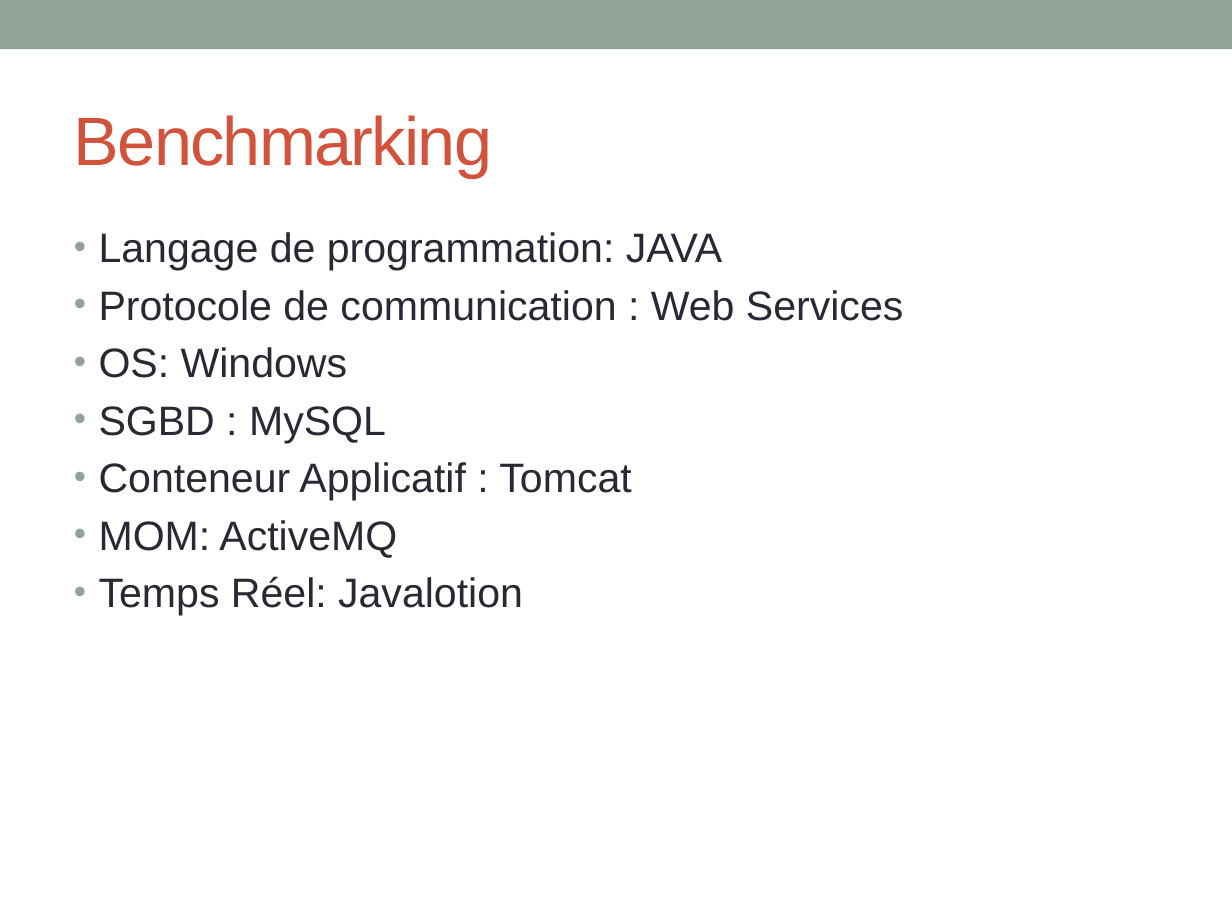
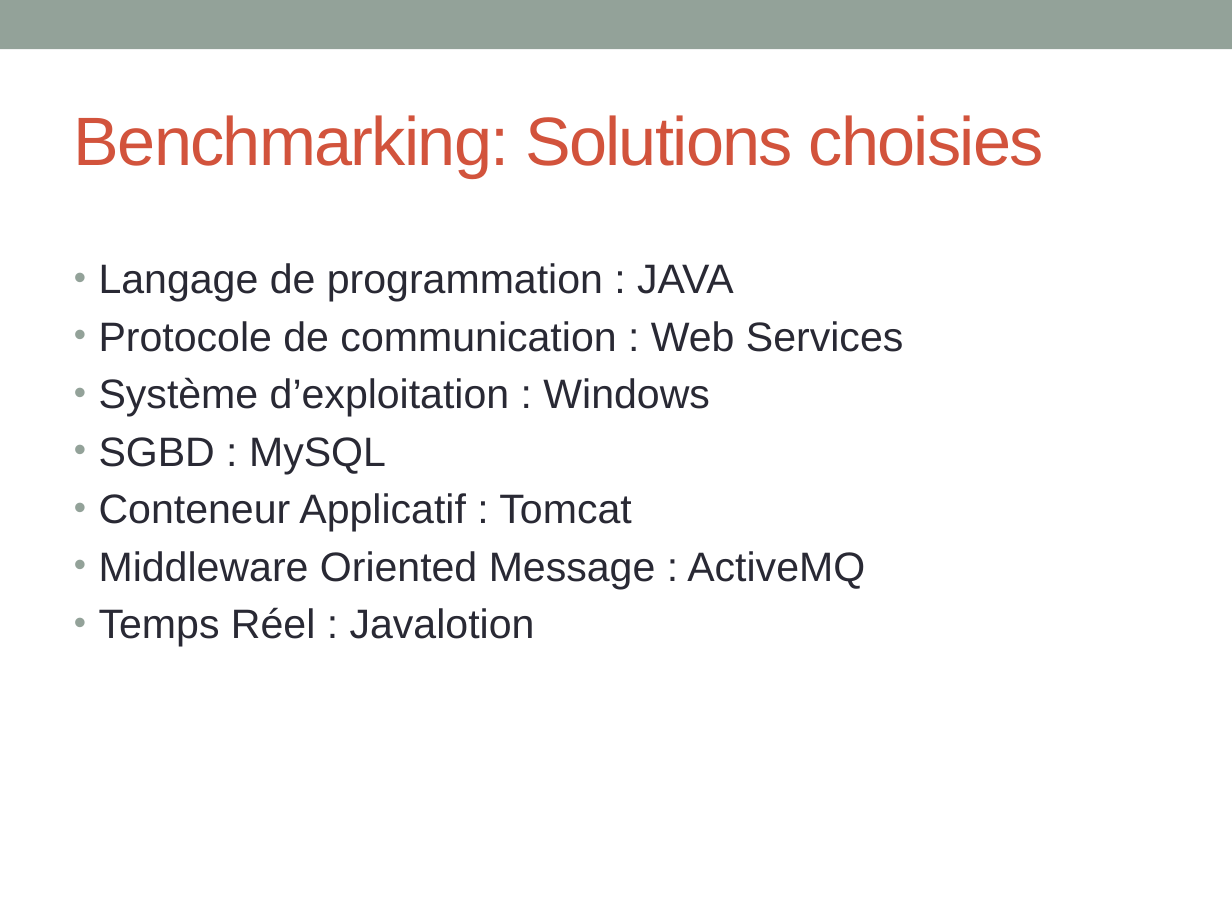
Before and after one commit to Timbobhe/fatal-pds-val, a slide deck: slide 14 of Appli/Méthodologie/Général/Copil/Copil 1/VAL.pptx. Drawn at 1232x924 pixels with LibreOffice and Linux fonts; fonts in the diff are those of the drawing. Boxes give left, top, right and bottom in pixels: in the first picture for what was removed or moved away, otherwise in the second. Text is boxed around its words. In the diff, an @@ line names an element or a change of style, - is before the commit and + after.

```diff
--- a/Appli/Méthodologie/Général/Copil/Copil 1/VAL.pptx
+++ b/Appli/Méthodologie/Général/Copil/Copil 1/VAL.pptx
@@ title at bbox=[74, 115, 1044, 178]: text changed @@
-Benchmarking
+Benchmarking: Solutions choisies
@@ text "Langage de programmation : JAVA": place and size @@
-text "Langage de programmation : JAVA" at bbox=[99, 232, 903, 616]
+text "Langage de programmation : JAVA" at bbox=[99, 263, 903, 646]
@@ text at bbox=[99, 263, 734, 301]: spaces changed @@
-• Langage de programmation: JAVA
+• Langage de programmation : JAVA
@@ text at bbox=[99, 377, 710, 416]: text changed @@
-• OS: Windows
+• Système d’exploitation : Windows
@@ text at bbox=[99, 551, 865, 646]: text changed @@
-• MOM: ActiveMQ
-• Temps Réel: Javalotion
+• Middleware Oriented Message : ActiveMQ
+• Temps Réel : Javalotion
```
Also in this commit, not shown: 5 other slides changed.
